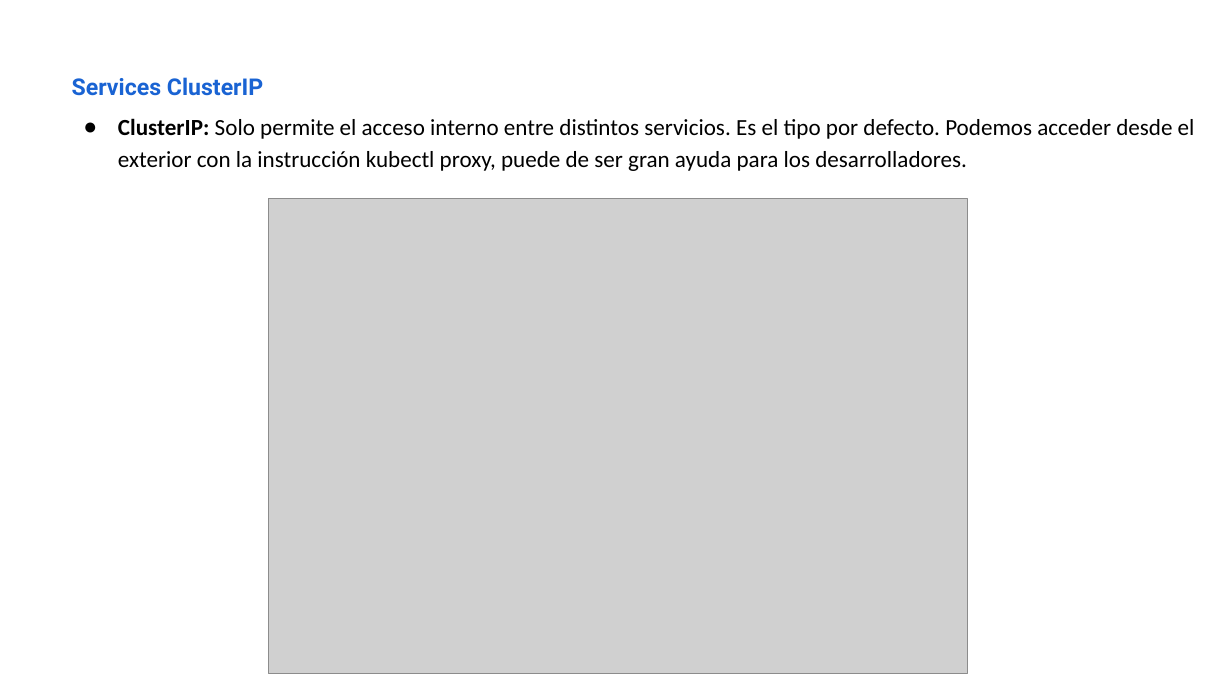
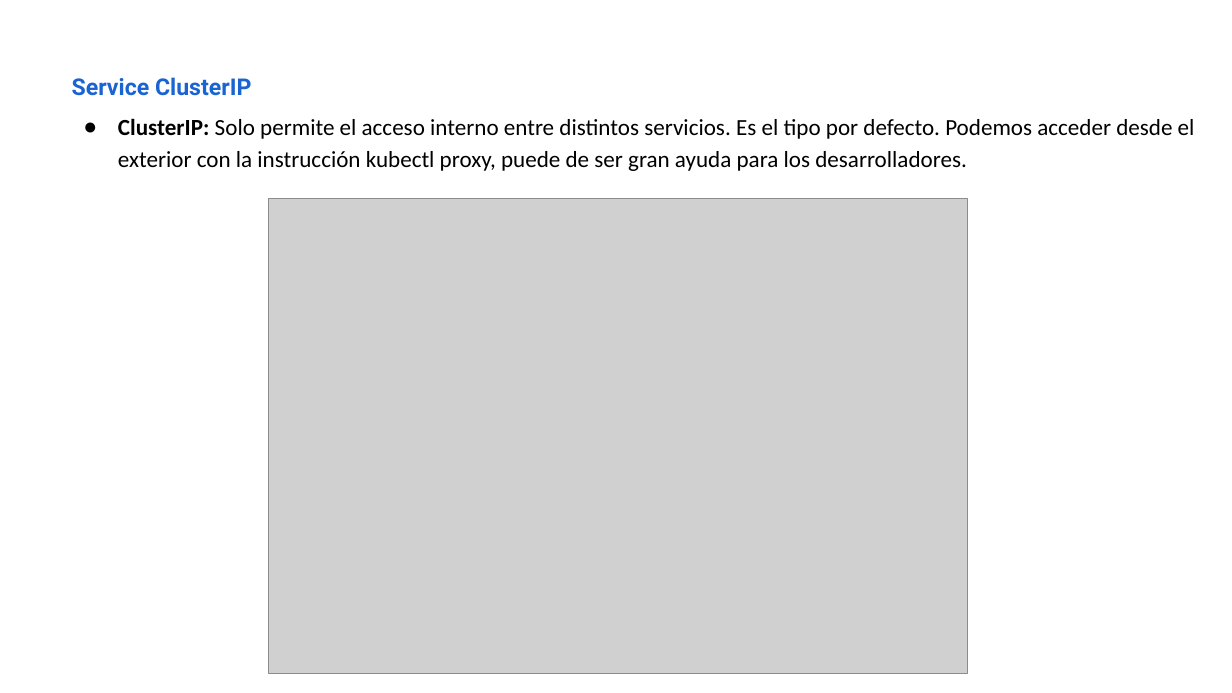
Before and after one commit to iesgn/kubernetes-storm, a slide deck: slide 4 of unidad3/presentacion_unidad3-2.odp. Drawn at 1232x693 pixels with LibreOffice and Linux fonts; fonts in the diff are those of the drawing; grey boxes stand for pictures. Boxes give left, top, right and bottom in pixels: in the first picture for what was removed or moved away, otherwise in the second. Text is boxed around its words. In the diff, an @@ line names an element or a change of style, - is before the commit and + after.

```diff
--- a/unidad3/presentacion_unidad3-2.odp
+++ b/unidad3/presentacion_unidad3-2.odp
@@ text at (x1=72, y1=77, x2=251, y2=96): text changed @@
-Services ClusterIP
+Service ClusterIP
```
Also in this commit, not shown: 5 other slides changed, 1 slide added, 1 slide removed, 3 other files.
